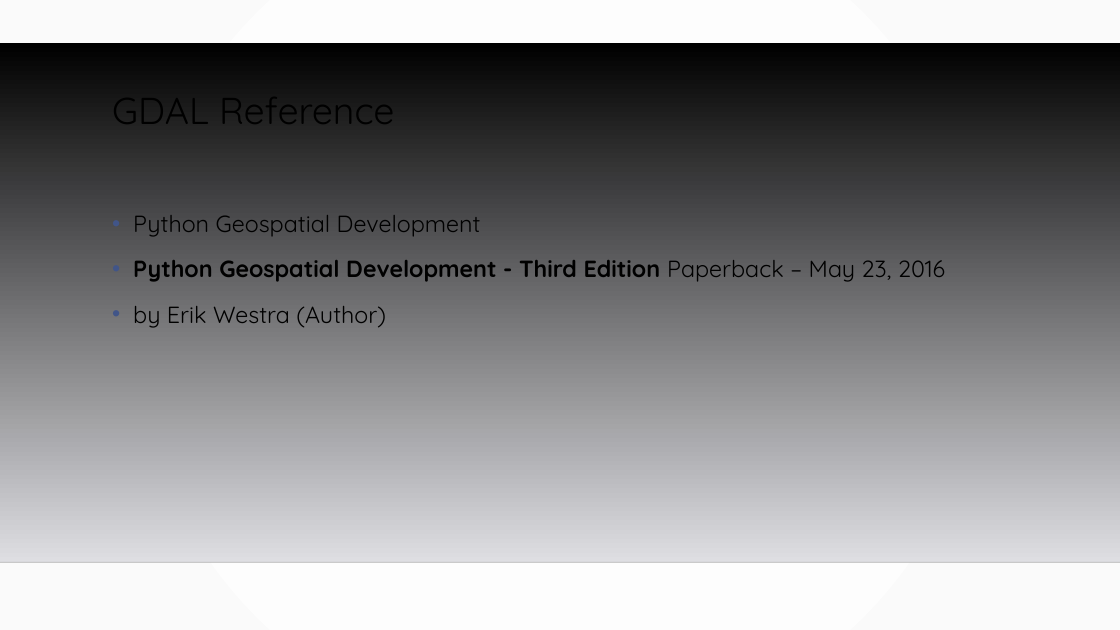
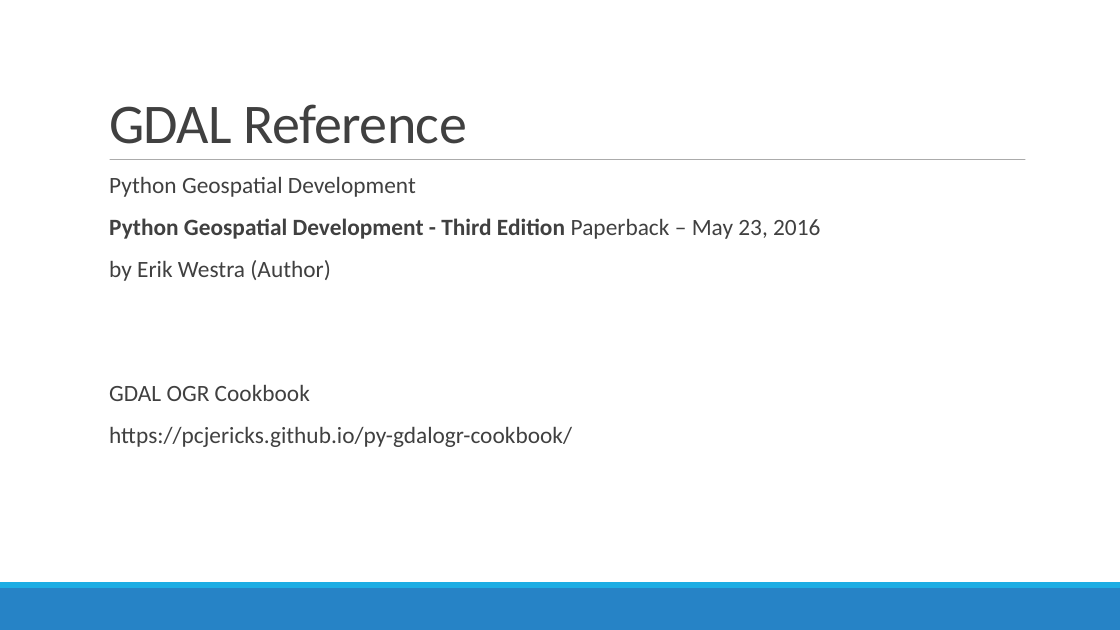
Before and after one commit to MGIS-UMN/GIS5577_week7, a slide deck: slide 3 of Advanced_spatial_queries.odp. Drawn at 1120x630 pixels with LibreOffice and Linux fonts; fonts in the diff are those of the drawing; background and template pictures are left out. Boxes give left, top, right and bottom in pixels: in the first picture for what was removed or moved away, otherwise in the second. Text is boxed around its words. In the diff, an @@ line names an element or a change of style, - is before the commit and + after.

Commit message:
updated for 2020

```diff
--- a/Advanced_spatial_queries.odp
+++ b/Advanced_spatial_queries.odp
@@ background gradient #FFFFFF to #FAFAFA to #FFFFFF @@
@@ title "GDAL Reference" moved from (x1=112, y1=80, x2=394, y2=135) to (x1=109, y1=104, x2=467, y2=144) @@
@@ title "GDAL Reference" at (x1=109, y1=104, x2=467, y2=144): size 32 to 48 pt, font Quicksand to Calibri, text colour #000000 to #404040, letter spacing 0 to -0.5 pt; line spacing 0.9 to 0.85; vertical alignment top to bottom @@
@@ freeform shape removed at (x1=0, y1=43, x2=1120, y2=562) @@
@@ text "Python Geospatial Development" moved from (x1=133, y1=215, x2=945, y2=328) to (x1=109, y1=177, x2=820, y2=447) @@
@@ text at (x1=109, y1=177, x2=820, y2=281): font Quicksand to Calibri, text colour #000000 to #404040 in "Python Geospatial Development", "Python Geospatial Development - Third Edition Paperback ...", "by Erik Westra (Author)"; bullet • to  ; line spacing 1.2 to 0.9; more space between paragraphs; bullet colour #415588 to #1CADE4 @@
@@ line added from (110, 160) to (1026, 160), #7F7F7F 0.51 pt @@
@@ text at (x1=109, y1=385, x2=572, y2=447): paragraphs added @@
+  GDAL OGR Cookbook
+  https://pcjericks.github.io/py-gdalogr-cookbook/
@@ line removed from (0, 562) to (1120, 562) @@
@@ freeform shape added at (x1=0, y1=588, x2=1120, y2=630), fill #2683C6 @@
@@ freeform shape added at (x1=0, y1=582, x2=1120, y2=588), fill #1CADE4 @@
```
Also in this commit, not shown: 7 other slides changed.
